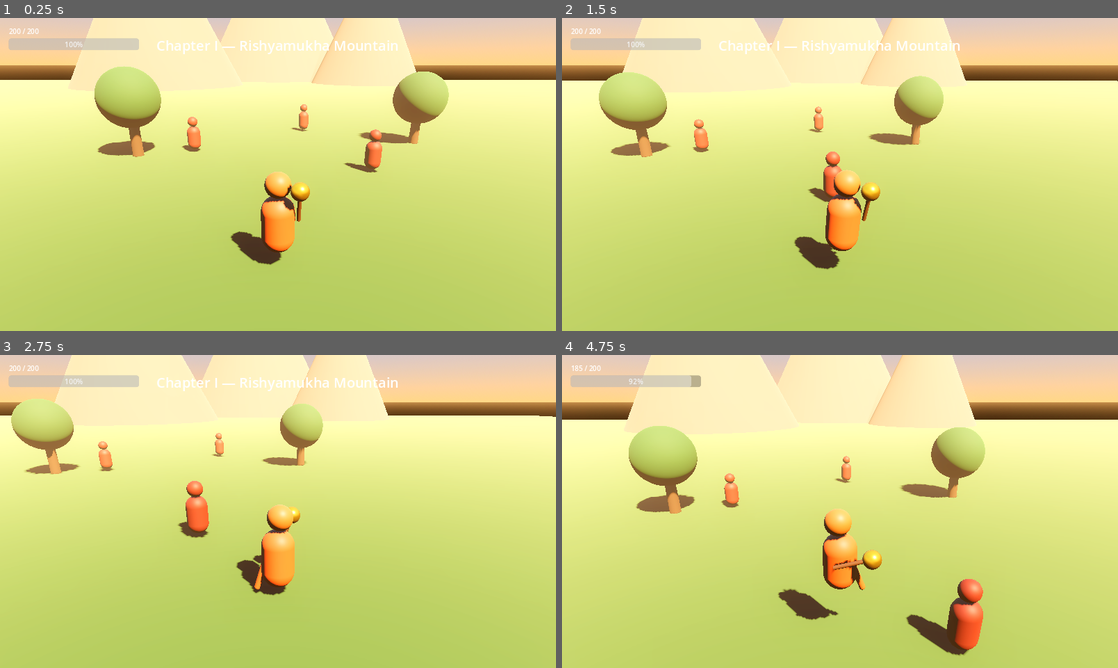
Above: before the commit, frames 1-4 (two rows, left to right).
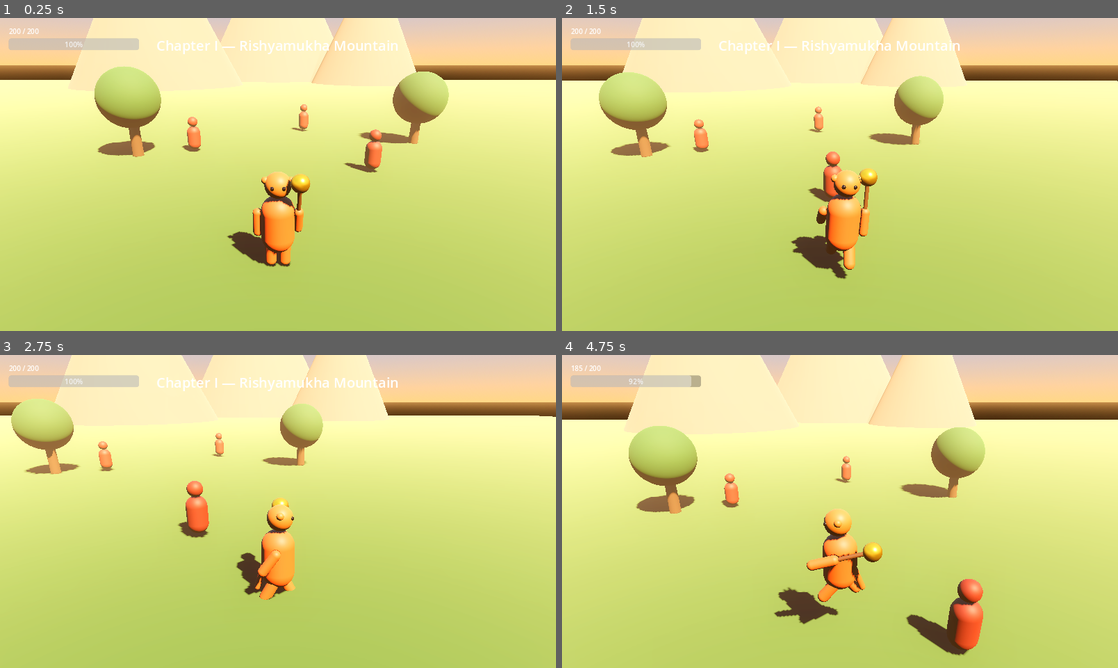
Above: after the commit, the same moments.

Repository: sushritha22496-lang/MediShift
Game: Godot game, scene res://scenes3d/chapters/ch1_kishkindha_3d.tscn
Two runs of this game, one before a commit and one after it. Both use one fixed random seed, a clock stepped at 60 frames per second and the inputs below. This scene is started directly instead of the project's main scene.
Inputs (mouse positions are in pixels of both pictures, inside the frame that each line leads up to):
- Up to frame 1 (0.25 s): no input
- Up to frame 2 (1.5 s): tap Enter at 0.5 s; move the mouse to (962, 158) at 0.52 s; hold D (move_right) 0.53-1.28 s; tap Ctrl (attack) at 0.6 s; click (962, 158) at 0.67 s; tap Space (jump) at 0.77 s; move the mouse to (728, 190) at 1.27 s; hold S (move_down) from 1.28 s (still down); tap 2 (anima) at 1.35 s
- Up to frame 3 (2.75 s): tap Space (jump) at 1.52 s; tap Ctrl (attack) at 1.55, 2.1 s; move the mouse to (333, 442) at 2.02 s; release S (move_down) at 2.03 s; hold D (move_right) from 2.03 s (still down)
- Up to frame 4 (4.75 s): move the mouse to (812, 574) at 2.77 s; release D (move_right) at 2.78 s; hold W (move_up) 2.78-3.53 s; tap Shift (dash) at 2.85 s; click (812, 574) at 2.92 s; tap Space (jump) at 3.02, 3.77, 4.52 s; tap Ctrl (attack) at 3.05, 3.8, 4.55 s; move the mouse to (1006, 558) at 3.52 s; hold F (fly) 3.53-4.28 s; hold A (move_left) from 3.53 s (still down); move the mouse to (673, 464) at 4.27 s; tap 4 (garima) at 4.35 s

The runs differ from the first frame. In frame 1, 0.8% of the frame differs, in the area x 40-56%, y 49-80%; in frame 2, 1.0%; in frame 3, 0.6%; in frame 4, 1.1%, in the area x 38-58%, y 52-86%.

Commit message:
Add limbs/face to 3D Hanuman, wire Dundhubi boss fight, add character showcase tool
Character now has arms, legs, eyes, and ears with a procedural walk
cycle (limb swing tied to velocity) instead of a bare floating capsule.
Chapter 1's 3D scene now properly tracks cleared guards before spawning
a real Dundhubi boss encounter with a health bar, fixing the same
counter-initialization bug pattern found earlier in the 2D game.

Added a screenshot/showcase tool (scenes3d/tools/character_showcase.tscn)
for rendering the character in isolation via Xvfb + software Mesa
rendering, which is how these were verified to actually look right
before pushing — caught and fixed two real bugs in the process: no
floor collider in a test scene caused the whole character to fall
through the world every physics tick, and ambiguous front-facing
orientation with no facial features made it look broken until eyes
were added.

Diff:
--- a/scenes3d/chapters/ch1_kishkindha_3d.tscn
+++ b/scenes3d/chapters/ch1_kishkindha_3d.tscn
@@ -159,6 +159,9 @@
 [node name="Spawn3" type="Marker3D" parent="EnemySpawns"]
 position = Vector3(2, 0, -12)
 
+[node name="BossSpawn" type="Marker3D" parent="."]
+position = Vector3(0, 0, -16)
+
 [node name="HUD" type="CanvasLayer" parent="."]
 
 [node name="Margin" type="MarginContainer" parent="HUD"]
@@ -186,3 +189,22 @@
 text = "Chapter I"
 horizontal_alignment = 1
 theme_override_font_sizes/font_size = 32
+
+[node name="BossBar" type="Control" parent="HUD"]
+offset_left = 340.0
+offset_top = 640.0
+offset_right = 940.0
+offset_bottom = 690.0
+
+[node name="VBox" type="VBoxContainer" parent="HUD/BossBar"]
+theme_override_constants/separation = 4
+
+[node name="BossNameLabel" type="Label" parent="HUD/BossBar/VBox"]
+text = "Boss"
+horizontal_alignment = 1
+
+[node name="BossHealthBar" type="ProgressBar" parent="HUD/BossBar/VBox"]
+custom_minimum_size = Vector2(600, 18)
+max_value = 500.0
+value = 500.0
+modulate = Color(0.9, 0.15, 0.1, 1)
--- /dev/null
+++ b/scenes3d/enemies/boss_dundhubi_3d.tscn
@@ -0,0 +1,75 @@
+[gd_scene load_steps=7 format=3]
+
+[ext_resource type="Script" path="res://scripts3d/enemies/EnemyBase3D.gd" id="1"]
+
+[sub_resource type="CapsuleShape3D" id="col1"]
+radius = 0.9
+height = 3.2
+
+[sub_resource type="StandardMaterial3D" id="skin_mat"]
+albedo_color = Color(0.24, 0.16, 0.1, 1)
+roughness = 0.75
+
+[sub_resource type="StandardMaterial3D" id="eye_mat"]
+albedo_color = Color(1, 0.15, 0, 1)
+emission_enabled = true
+emission = Color(1, 0.2, 0, 1)
+emission_energy_multiplier = 2.0
+
+[sub_resource type="CapsuleMesh" id="body_mesh"]
+radius = 0.85
+height = 2.8
+material = SubResource("skin_mat")
+
+[sub_resource type="SphereMesh" id="head_mesh"]
+radius = 0.6
+height = 1.2
+material = SubResource("skin_mat")
+
+[sub_resource type="SphereMesh" id="eye_mesh"]
+radius = 0.1
+height = 0.2
+material = SubResource("eye_mat")
+
+[node name="BossDundhubi3D" type="CharacterBody3D"]
+collision_layer = 4
+collision_mask = 3
+script = ExtResource("1")
+enemy_name = "Dundhubi"
+max_health = 500.0
+move_speed = 2.2
+attack_damage = 30.0
+attack_range = 3.0
+detect_range = 18.0
+score_value = 3000
+
+[node name="CollisionShape3D" type="CollisionShape3D" parent="."]
+position = Vector3(0, 1.6, 0)
+shape = SubResource("col1")
+
+[node name="Model" type="Node3D" parent="."]
+
+[node name="Body" type="MeshInstance3D" parent="Model"]
+position = Vector3(0, 1.6, 0)
+mesh = SubResource("body_mesh")
+
+[node name="Head" type="MeshInstance3D" parent="Model/Body"]
+position = Vector3(0, 1.85, 0.1)
+mesh = SubResource("head_mesh")
+
+[node name="EyeL" type="MeshInstance3D" parent="Model/Body/Head"]
+position = Vector3(-0.22, 0.15, 0.5)
+mesh = SubResource("eye_mesh")
+
+[node name="EyeR" type="MeshInstance3D" parent="Model/Body/Head"]
+position = Vector3(0.22, 0.15, 0.5)
+mesh = SubResource("eye_mesh")
+
+[node name="AttackArea" type="Area3D" parent="Model"]
+collision_layer = 0
+collision_mask = 2
+monitoring = false
+
+[node name="AttackShape" type="CollisionShape3D" parent="Model/AttackArea"]
+position = Vector3(0, 1.6, 1.0)
+shape = SubResource("col1")
--- a/scenes3d/player/hanuman_3d.tscn
+++ b/scenes3d/player/hanuman_3d.tscn
@@ -53,6 +53,30 @@
 height = 0.9
 material = SubResource("wood_mat")
 
+[sub_resource type="CapsuleMesh" id="arm_mesh"]
+radius = 0.12
+height = 0.75
+material = SubResource("skin_mat")
+
+[sub_resource type="CapsuleMesh" id="leg_mesh"]
+radius = 0.15
+height = 0.85
+material = SubResource("skin_mat")
+
+[sub_resource type="StandardMaterial3D" id="eye_mat"]
+albedo_color = Color(0.05, 0.03, 0.02, 1)
+roughness = 0.2
+
+[sub_resource type="SphereMesh" id="eye_mesh"]
+radius = 0.05
+height = 0.1
+material = SubResource("eye_mat")
+
+[sub_resource type="SphereMesh" id="ear_mesh"]
+radius = 0.09
+height = 0.18
+material = SubResource("face_mat")
+
 [node name="Hanuman3D" type="CharacterBody3D"]
 collision_layer = 2
 collision_mask = 5
@@ -72,14 +96,55 @@
 position = Vector3(0, 1.05, 0.05)
 mesh = SubResource("head_mesh")
 
+[node name="EyeL" type="MeshInstance3D" parent="Model/Body/Head"]
+position = Vector3(-0.13, 0.02, 0.28)
+mesh = SubResource("eye_mesh")
+
+[node name="EyeR" type="MeshInstance3D" parent="Model/Body/Head"]
+position = Vector3(0.13, 0.02, 0.28)
+mesh = SubResource("eye_mesh")
+
+[node name="EarL" type="MeshInstance3D" parent="Model/Body/Head"]
+position = Vector3(-0.3, 0.12, 0)
+mesh = SubResource("ear_mesh")
+
+[node name="EarR" type="MeshInstance3D" parent="Model/Body/Head"]
+position = Vector3(0.3, 0.12, 0)
+mesh = SubResource("ear_mesh")
+
 [node name="Tail" type="MeshInstance3D" parent="Model"]
 position = Vector3(0, 0.6, -0.4)
 rotation = Vector3(0.6, 0, 0)
 mesh = SubResource("tail_mesh")
 
+[node name="LeftArmPivot" type="Node3D" parent="Model"]
+position = Vector3(-0.5, 1.3, 0)
+
+[node name="LeftArmMesh" type="MeshInstance3D" parent="Model/LeftArmPivot"]
+position = Vector3(0, -0.35, 0)
+mesh = SubResource("arm_mesh")
+
+[node name="LeftLegPivot" type="Node3D" parent="Model"]
+position = Vector3(-0.18, 0.55, 0)
+
+[node name="LeftLegMesh" type="MeshInstance3D" parent="Model/LeftLegPivot"]
+position = Vector3(0, -0.4, 0)
+mesh = SubResource("leg_mesh")
+
+[node name="RightLegPivot" type="Node3D" parent="Model"]
+position = Vector3(0.18, 0.55, 0)
+
+[node name="RightLegMesh" type="MeshInstance3D" parent="Model/RightLegPivot"]
+position = Vector3(0, -0.4, 0)
+mesh = SubResource("leg_mesh")
+
 [node name="GadaPivot" type="Node3D" parent="Model"]
-position = Vector3(0.5, 1.1, 0.1)
+position = Vector3(0.5, 1.3, 0.1)
 rotation = Vector3(0.3, 0, 0)
+
+[node name="RightArmMesh" type="MeshInstance3D" parent="Model/GadaPivot"]
+position = Vector3(0, -0.3, 0)
+mesh = SubResource("arm_mesh")
 
 [node name="GadaHandle" type="MeshInstance3D" parent="Model/GadaPivot"]
 position = Vector3(0, 0.4, 0)
@@ -106,3 +171,7 @@
 [node name="Camera3D" type="Camera3D" parent="SpringArm3D"]
 current = true
 fov = 55.0
+dof_blur_far_enabled = true
+dof_blur_far_distance = 22.0
+dof_blur_far_transition = 12.0
+dof_blur_amount = 0.15
--- /dev/null
+++ b/scenes3d/tools/character_showcase.tscn
@@ -0,0 +1,55 @@
+[gd_scene load_steps=8 format=3]
+
+[ext_resource type="Script" path="res://scripts3d/tools/Showcase.gd" id="1"]
+[ext_resource type="PackedScene" path="res://scenes3d/player/hanuman_3d.tscn" id="2"]
+
+[sub_resource type="ProceduralSkyMaterial" id="sky_mat"]
+sky_top_color = Color(0.25, 0.45, 0.75, 1)
+sky_horizon_color = Color(0.85, 0.6, 0.4, 1)
+ground_horizon_color = Color(0.55, 0.45, 0.3, 1)
+ground_bottom_color = Color(0.3, 0.25, 0.18, 1)
+
+[sub_resource type="PlaneMesh" id="ground_mesh"]
+size = Vector2(10, 10)
+
+[sub_resource type="StandardMaterial3D" id="ground_mat"]
+albedo_color = Color(0.22, 0.4, 0.16, 1)
+roughness = 0.9
+
+[sub_resource type="Sky" id="sky"]
+sky_material = SubResource("sky_mat")
+
+[sub_resource type="Environment" id="env"]
+background_mode = 2
+sky = SubResource("sky")
+ambient_light_source = 2
+ambient_light_energy = 1.0
+tonemap_mode = 3
+glow_enabled = true
+glow_intensity = 0.5
+
+[node name="Showcase" type="Node3D"]
+script = ExtResource("1")
+
+[node name="WorldEnvironment" type="WorldEnvironment" parent="."]
+environment = SubResource("env")
+
+[node name="DirectionalLight3D" type="DirectionalLight3D" parent="."]
+transform = Transform3D(0.819, -0.35, 0.454, 0, 0.792, 0.61, -0.574, -0.5, 0.649, 2, 4, 2)
+light_color = Color(1, 0.92, 0.8, 1)
+light_energy = 1.4
+shadow_enabled = true
+
+[node name="FillLight" type="DirectionalLight3D" parent="."]
+transform = Transform3D(0.7, 0.3, -0.6, 0, 0.9, 0.45, 0.7, -0.3, 0.6, -2, 3, -2)
+light_color = Color(0.6, 0.7, 1, 1)
+light_energy = 0.3
+
+[node name="Ground" type="MeshInstance3D" parent="."]
+mesh = SubResource("ground_mesh")
+surface_material_override/0 = SubResource("ground_mat")
+
+[node name="Hanuman3D" parent="." instance=ExtResource("2")]
+
+[node name="ShowcaseCamera" type="Camera3D" parent="."]
+fov = 40.0
--- a/scripts3d/chapters/Chapter1_3D.gd
+++ b/scripts3d/chapters/Chapter1_3D.gd
@@ -4,23 +4,62 @@
 @onready var health_bar: ProgressBar = $HUD/Margin/VBox/HealthBar
 @onready var health_label: Label = $HUD/Margin/VBox/HealthLabel
 @onready var title_label: Label = $HUD/TitleLabel
+@onready var boss_bar: ProgressBar = $HUD/BossBar/VBox/BossHealthBar
+@onready var boss_name_label: Label = $HUD/BossBar/VBox/BossNameLabel
+@onready var boss_bar_container: Control = $HUD/BossBar
 @onready var enemy_spawns: Node3D = $EnemySpawns
+@onready var boss_spawn: Marker3D = $BossSpawn
+
+var guards_alive: int = 0
 
 func _ready() -> void:
 	player.health_changed.connect(_on_health_changed)
 	player.died.connect(_on_player_died)
 	_on_health_changed(player.health, player.max_health)
+	boss_bar_container.visible = false
 	_spawn_enemies()
 	_show_title("Chapter I — Rishyamukha Mountain")
 
 func _spawn_enemies() -> void:
 	var scene := load("res://scenes3d/enemies/demon_guard_3d.tscn")
 	if not scene:
+		_spawn_boss()
 		return
-	for marker in enemy_spawns.get_children():
+	var markers := enemy_spawns.get_children()
+	guards_alive = markers.size()
+	for marker in markers:
 		var enemy = scene.instantiate()
 		add_child(enemy)
 		enemy.global_position = marker.global_position
+		enemy.died.connect(_on_guard_died)
+
+func _on_guard_died(_enemy) -> void:
+	guards_alive -= 1
+	if guards_alive <= 0:
+		_show_title("The forest is clear... something massive stirs.")
+		await get_tree().create_timer(2.5).timeout
+		_spawn_boss()
+
+func _spawn_boss() -> void:
+	var scene := load("res://scenes3d/enemies/boss_dundhubi_3d.tscn")
+	if not scene:
+		return
+	var boss = scene.instantiate()
+	add_child(boss)
+	boss.global_position = boss_spawn.global_position
+	boss.died.connect(_on_boss_died)
+	boss.health_changed.connect(_on_boss_health_changed)
+	boss_bar_container.visible = true
+	boss_name_label.text = boss.enemy_name
+	_show_title("BOSS: Dundhubi")
+
+func _on_boss_health_changed(current: float, maximum: float) -> void:
+	boss_bar.max_value = maximum
+	boss_bar.value = current
+
+func _on_boss_died(_enemy) -> void:
+	boss_bar_container.visible = false
+	_show_title("Dundhubi falls! Chapter I complete.")
 
 func _on_health_changed(current: float, maximum: float) -> void:
 	health_bar.max_value = maximum
--- a/scripts3d/player/Hanuman3D.gd
+++ b/scripts3d/player/Hanuman3D.gd
@@ -23,6 +23,9 @@
 @onready var spring_arm: SpringArm3D = $SpringArm3D
 @onready var camera: Camera3D = $SpringArm3D/Camera3D
 @onready var tail_mesh: MeshInstance3D = $Model/Tail
+@onready var left_arm: Node3D = $Model/LeftArmPivot
+@onready var left_leg: Node3D = $Model/LeftLegPivot
+@onready var right_leg: Node3D = $Model/RightLegPivot
 
 signal health_changed(current: float, maximum: float)
 signal died()
@@ -87,11 +90,22 @@
 	var t := Time.get_ticks_msec() / 1000.0
 	var moving := Vector2(velocity.x, velocity.z).length() > 0.3
 	if moving:
-		body_mesh.position.y = 0.9 + sin(t * 10.0) * 0.05
-		tail_mesh.rotation.x = sin(t * 10.0) * 0.4
+		var walk_speed := 10.0
+		body_mesh.position.y = 0.9 + sin(t * walk_speed) * 0.05
+		tail_mesh.rotation.x = sin(t * walk_speed) * 0.4
+		if not is_attacking:
+			left_arm.rotation.x = sin(t * walk_speed) * 0.9
+			gada_pivot.rotation.x = 0.3 - sin(t * walk_speed) * 0.5
+		left_leg.rotation.x = sin(t * walk_speed) * 0.7
+		right_leg.rotation.x = -sin(t * walk_speed) * 0.7
 	else:
 		body_mesh.position.y = 0.9 + sin(t * 2.0) * 0.02
 		tail_mesh.rotation.x = sin(t * 1.5) * 0.15
+		if not is_attacking:
+			left_arm.rotation.x = lerp_angle(left_arm.rotation.x, 0.0, 6.0 * delta)
+			gada_pivot.rotation.x = lerp_angle(gada_pivot.rotation.x, 0.3, 6.0 * delta)
+		left_leg.rotation.x = lerp_angle(left_leg.rotation.x, 0.0, 6.0 * delta)
+		right_leg.rotation.x = lerp_angle(right_leg.rotation.x, 0.0, 6.0 * delta)
 
 func _handle_attack(delta: float) -> void:
 	if attack_cooldown > 0.0:
--- /dev/null
+++ b/scripts3d/tools/Showcase.gd
@@ -0,0 +1,20 @@
+extends Node3D
+
+@onready var player: Node3D = $Hanuman3D
+
+func _ready() -> void:
+	player.set_physics_process(false)
+	if player.has_node("SpringArm3D/Camera3D"):
+		player.get_node("SpringArm3D/Camera3D").current = false
+	var cam: Camera3D = $ShowcaseCamera
+	cam.global_position = Vector3(-1.2, 1.4, 3.0)
+	cam.look_at(Vector3(0, 1.0, 0), Vector3.UP)
+	cam.current = true
+	await get_tree().process_frame
+	await get_tree().process_frame
+	await get_tree().process_frame
+	await get_tree().process_frame
+	var img := get_viewport().get_texture().get_image()
+	img.save_png("res://../screenshot_output.png")
+	print("SCREENSHOT_SAVED")
+	get_tree().quit()
Not shown: 1 places in scenes3d/player/hanuman_3d.tscn that only renumber resources
Not shown, added: scripts3d/tools/Showcase.gd.uid
Not shown, changed: docs/index.html
Not shown, changed: docs/index.pck
Not shown, changed: docs/index.service.worker.js
